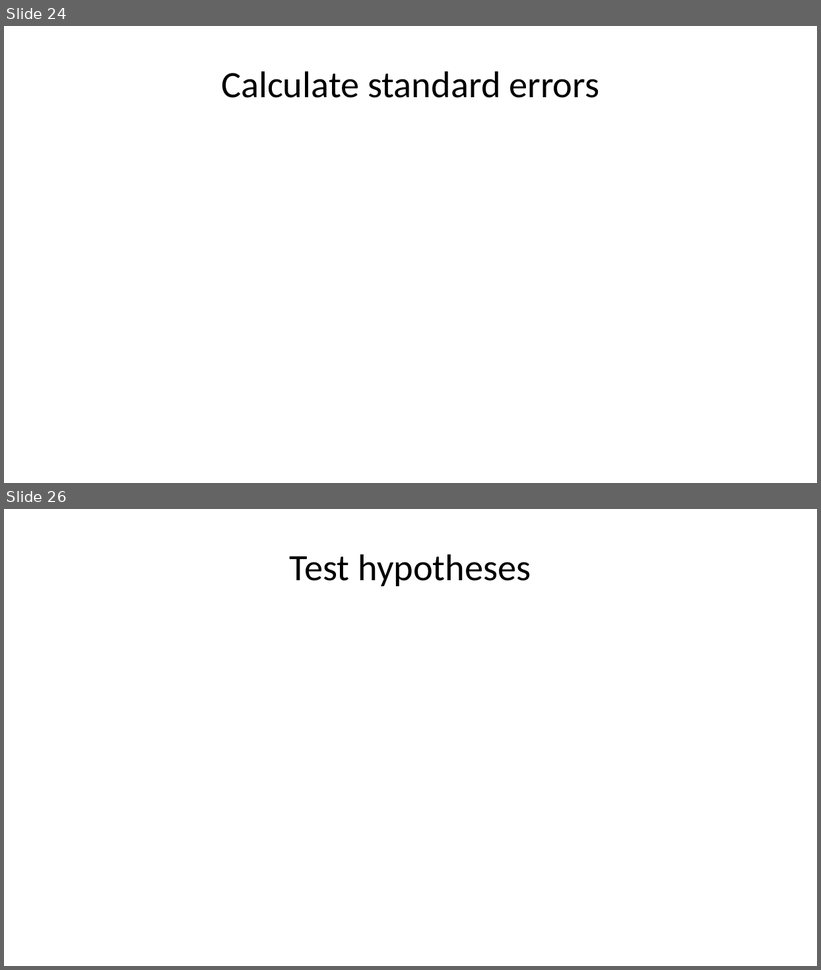
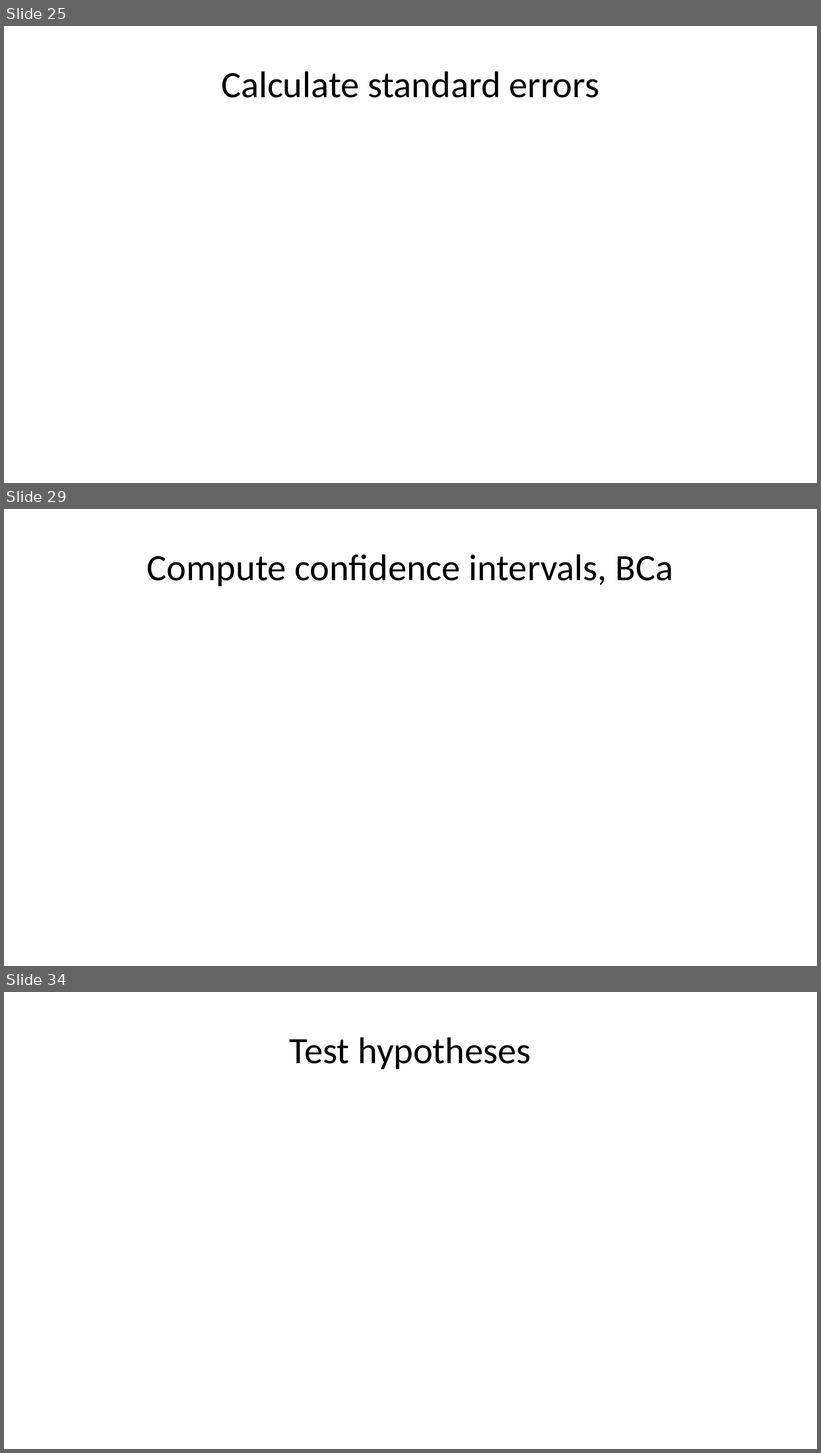
Before and after one commit to pmean/papers-and-presentations, a slide deck: bootstrap/src/bootstrap-slides.pptx. Shown one above the other, each under a label of ours: slides 24 and 26 before the commit, slides 25, 29 and 34 after it; the slides between them are not shown. The pictures are 821x970 and 821x1453 pixels, drawn with LibreOffice and Linux fonts; fonts in the diff are those of the drawing. Boxes give left, top, right and bottom in pixels: in the first picture for what was removed or moved away, otherwise in the second. Text is boxed around its words. In the diff, an @@ line names an element or a change of style, - is before the commit and + after.

```diff
--- a/bootstrap/src/bootstrap-slides.pptx
+++ b/bootstrap/src/bootstrap-slides.pptx
@@ slide 29 added at box(4, 509, 817, 966), background #FFFFFF @@
@@ title added at box(147, 554, 674, 586), 33 pt, text #000000 @@
+Compute confidence intervals, BCa
@@ what was slide 24 is now slide 25 @@
@@ what was slide 26 is now slide 34 @@
```
Also in this commit, not shown: 2 slides changed, 7 other slides added, 1 other file.
